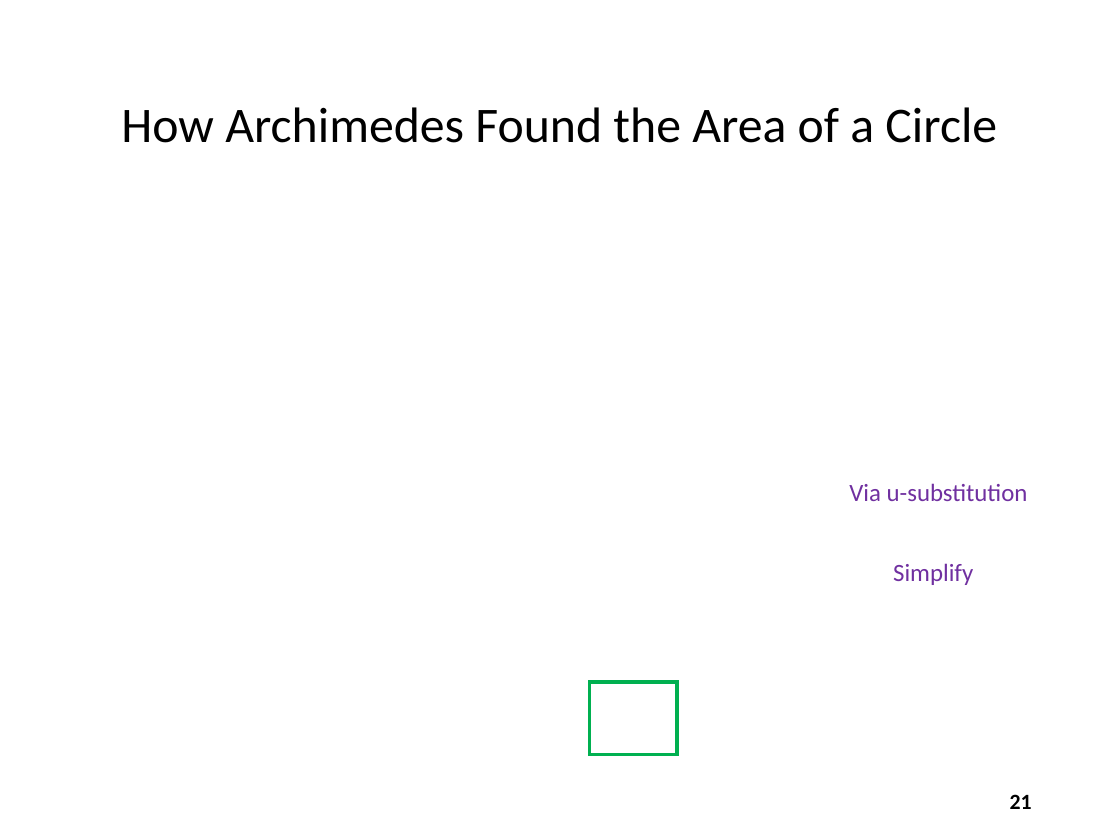
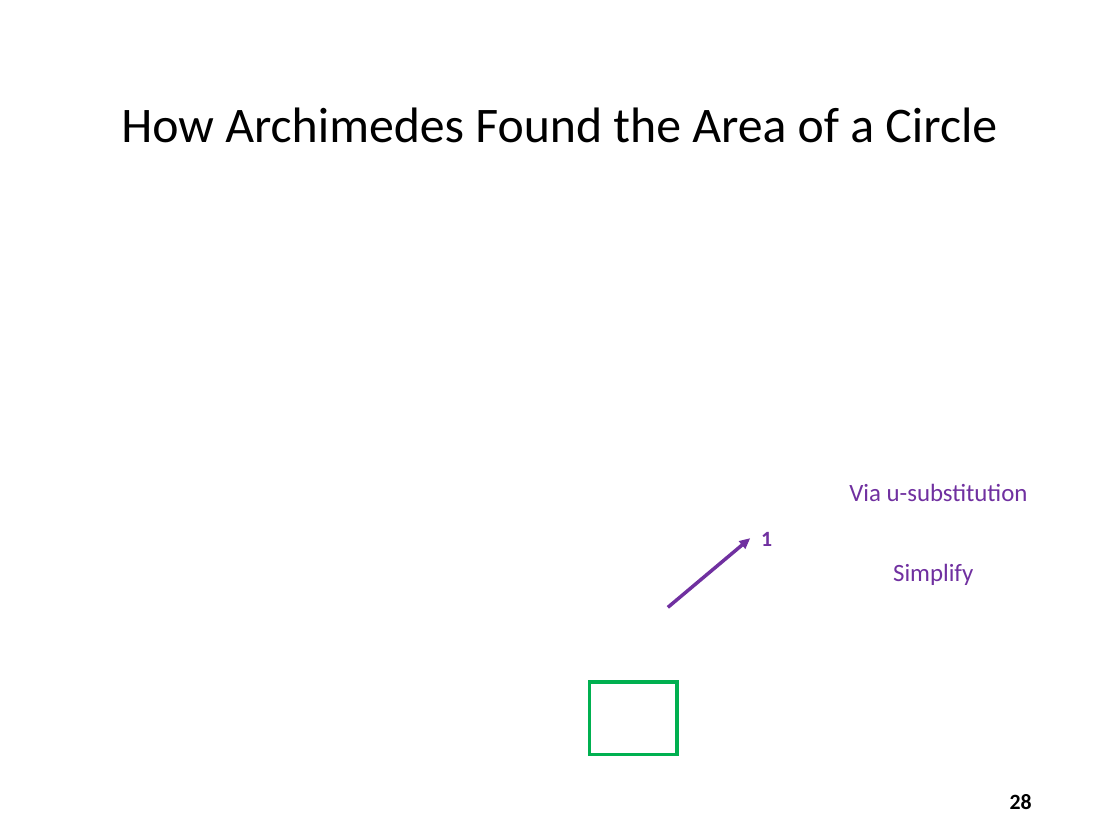
Before and after one commit to dbiersach/scicomp101, a slide deck: slide 28 of Session 07 - Trigonometry and Polar Graphs/Session 07 - Trigonometry and Polar Graphs.pptx (slide 21 before the commit). Drawn at 1120x840 pixels with LibreOffice and Linux fonts; fonts in the diff are those of the drawing; grey boxes stand for pictures. Boxes give left, top, right and bottom in pixels: in the first picture for what was removed or moved away, otherwise in the second. Text is boxed around its words. In the diff, an @@ line names an element or a change of style, - is before the commit and + after.

```diff
--- a/Session 07 - Trigonometry and Polar Graphs/Session 07 - Trigonometry and Polar Graphs.pptx
+++ b/Session 07 - Trigonometry and Polar Graphs/Session 07 - Trigonometry and Polar Graphs.pptx
@@ arrow added from (668, 607) to (750, 539), #7030A0 2.25 pt @@
@@ text added at [761,532,772,546], 14 pt, text #7030A0, bold @@
+1
@@ page number at [1010,794,1032,809]: text changed @@
-21
+28
```
Also in this commit, not shown: 17 other slides changed, 9 slides added, 1 slide removed, 1 other file.
